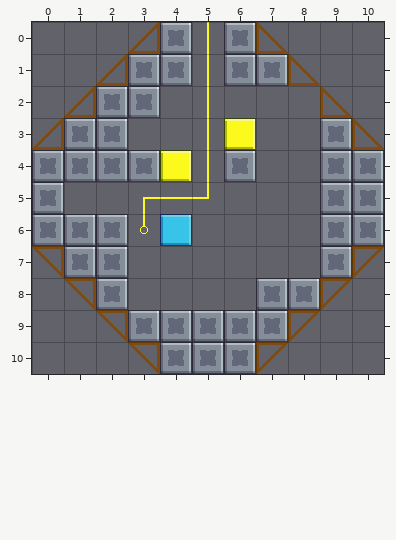
A Tiled map (JSON) gets an edit: Assets/Level_Editor/TileMap/Room_6.tmj. The first picture shows the starting point.
Cells are 32x32 px. Shown: x 0..10, y 0..10.
Now the later version:
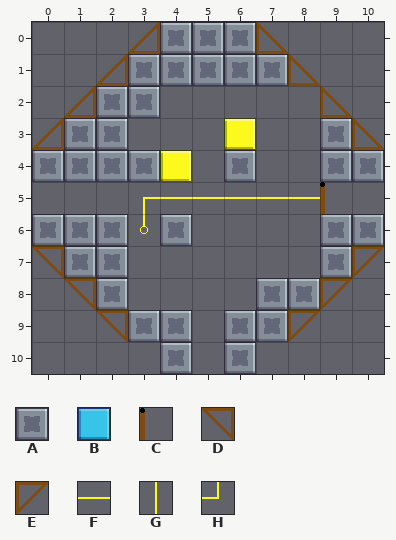
Key: from "tileSet": A 33 "wall", B 45 "glass", C 92 "door", D 116 "bridge", E 117 "bridge", F 158 "cable_wire", G 167 "cable_wire", H 179 "cable_wire".
_ is an empty cell, . an unchanged one.
Changes in this commit:
--- layer "Overlap"
@@ x 5..9 @@
- 0 G....
- 1 G....
- 2 G....
- 3 G....
- 4 G....
- 5 H____
+ 0 _....
+ 1 _....
+ 2 _....
+ 3 _....
+ 4 _....
+ 5 FFFFC
@@ x 5..5 @@
- 9 A
-10 A
+ 9 _
+10 _
--- layer "Blocks"
@@ x 5..5 @@
- 0 _
- 1 _
+ 0 A
+ 1 A
@@ x 0..10 @@
- 5 A........AA
- 6 ....B......
+ 5 _........__
+ 6 ....A......
@@ x 3..7 @@
-10 D...E
+10 _..._
Where, in picture pixels (left, top, right, bottom), the same in both pictures:
changed: (160, 22, 384, 246)
removed: (32, 182, 64, 214)
removed: (192, 310, 224, 374)
removed: (128, 342, 160, 374)
removed: (256, 342, 288, 374)
